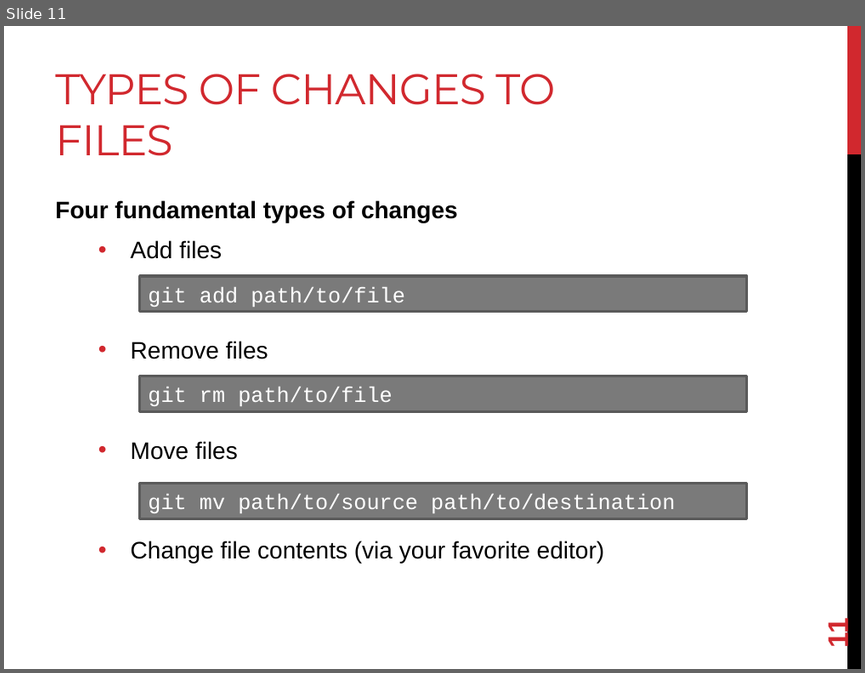
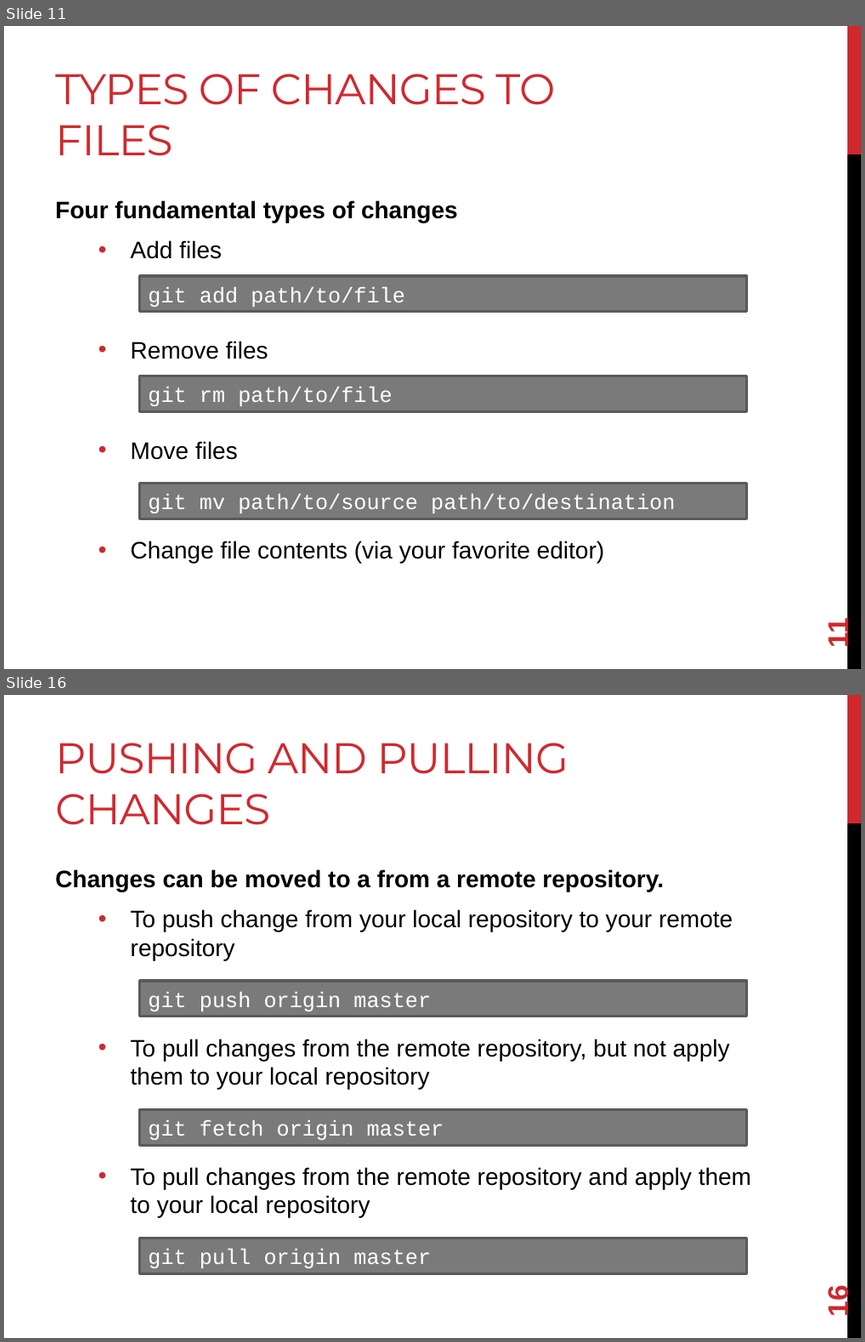
Before and after one commit to joshpeterson/DevelopingConcurrentSoftware, a slide deck: Lectures/Introduction to Distributed Version Control/Introduction to Distributed Version Control.pptx. Shown one above the other, each under a label of ours: slide 11 before the commit, slides 11 and 16 after it; the slides between them are not shown. The pictures are 865x673 and 865x1342 pixels, drawn with LibreOffice and Linux fonts; fonts in the diff are those of the drawing. Boxes give left, top, right and bottom in pixels: in the first picture for what was removed or moved away, otherwise in the second. Text is boxed around its words. In the diff, an @@ line names an element or a change of style, - is before the commit and + after.

```diff
--- a/Lectures/Introduction to Distributed Version Control/Introduction to Distributed Version Control.pptx
+++ b/Lectures/Introduction to Distributed Version Control/Introduction to Distributed Version Control.pptx
@@ slide 16 added at [4, 695, 861, 1338], background #FFFFFF; not listed: 2 template elements that a slide beside it also shows @@
@@ title added at [55, 743, 568, 825], 36 pt, text #D1282E @@
+PUSHING AND PULLING CHANGES
@@ text added at [55, 869, 751, 1218], 20 pt, text #000000 @@
+Changes can be moved to a from a remote repository.
+  • To push change from your local repository to your remote repository
+  • To pull changes from the remote repository, but not apply them to your local repository
+  • To pull changes from the remote repository and apply them to your local repository
@@ rectangle added at [139, 981, 746, 1016], fill #7A7A7A, outline #5A5A5A 2.25 pt, 18 pt, text #FFFFFF @@
+git push origin master
@@ rectangle added at [139, 1109, 746, 1145], fill #7A7A7A, outline #5A5A5A 2.25 pt, 18 pt, text #FFFFFF @@
+git fetch origin master
@@ rectangle added at [139, 1237, 746, 1273], fill #7A7A7A, outline #5A5A5A 2.25 pt, 18 pt, text #FFFFFF @@
+git pull origin master
@@ page number added at [822, 1287, 854, 1315], 24 pt, text #D1282E, bold @@
+16
```
Also in this commit, not shown: 5 other slides added.
